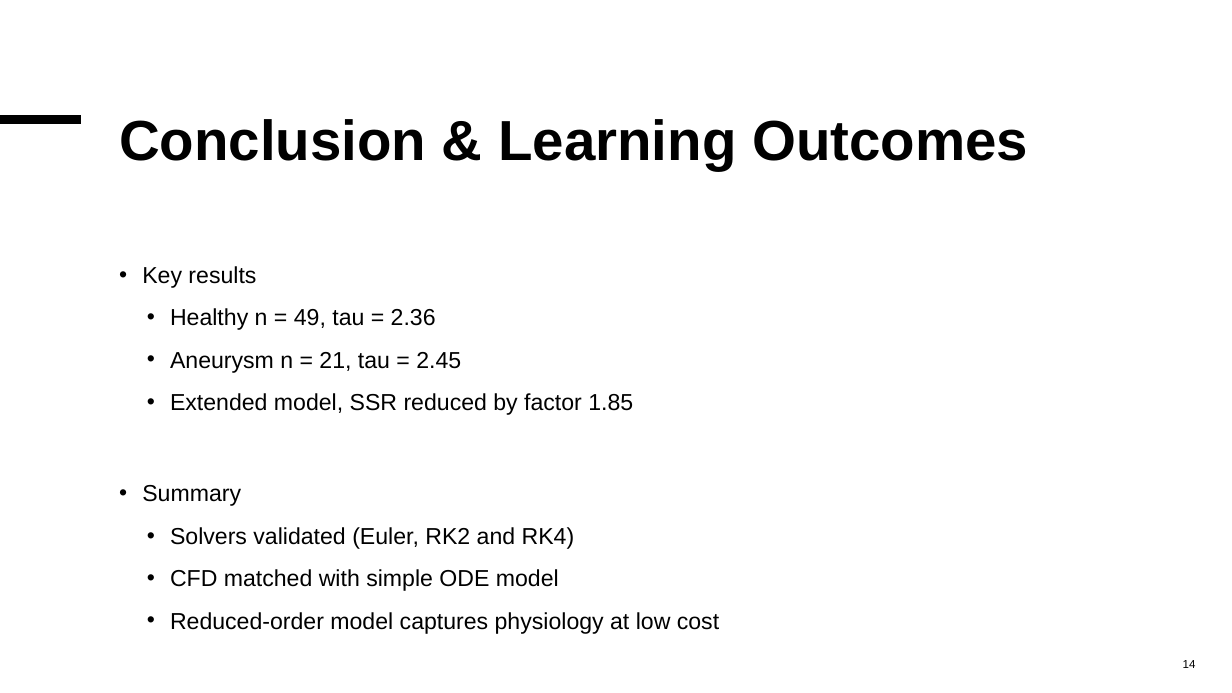
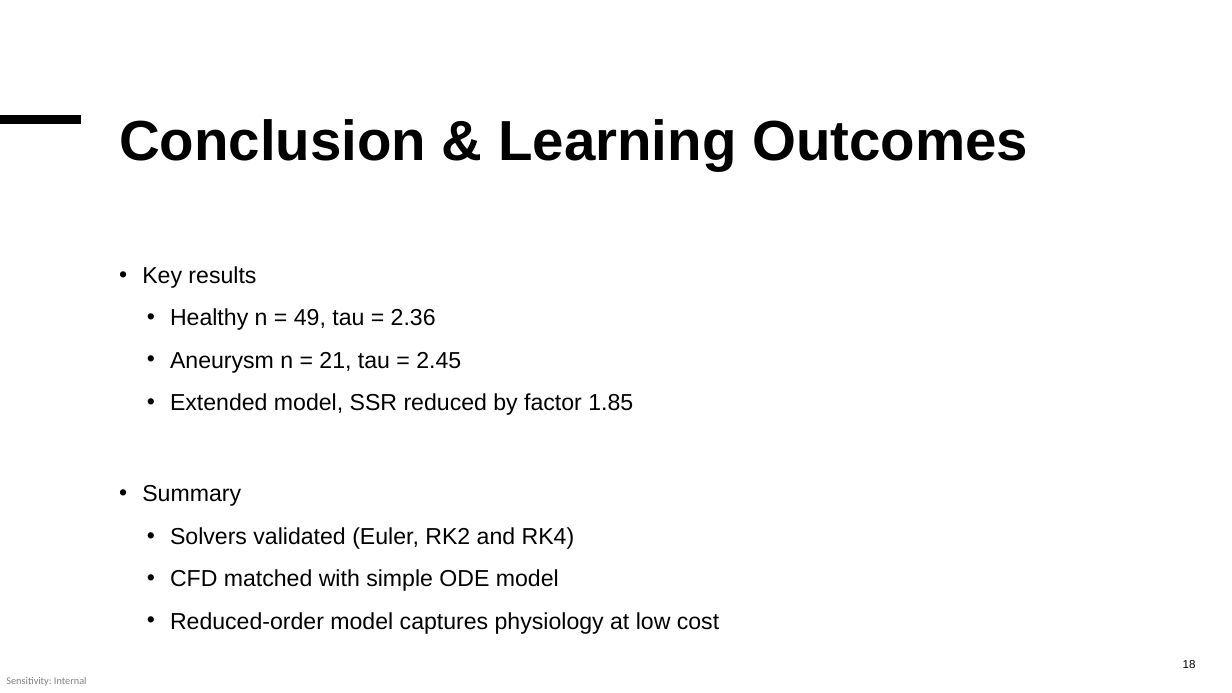
Before and after one commit to MalleBallen/Torgrim-og-Malvin-Gruppeprosjekt, a slide deck: slide 18 of project3/Project 3 Shaken (not stirred).pptx (slide 14 before the commit). Drawn at 1232x693 pixels with LibreOffice and Linux fonts; fonts in the diff are those of the drawing. Boxes give left, top, right and bottom in pixels: in the first picture for what was removed or moved away, otherwise in the second. Text is boxed around its words. In the diff, an @@ line names an element or a change of style, - is before the commit and + after.

```diff
--- a/project3/Project 3 Shaken (not stirred).pptx
+++ b/project3/Project 3 Shaken (not stirred).pptx
@@ text added at [6,677,87,686], 8 pt, text #000000 at 50% opacity @@
+Sensitivity: Internal
@@ page number at [1183,660,1196,668]: text changed @@
-14
+18
```
Also in this commit, not shown: 10 other slides changed, 4 slides added.
